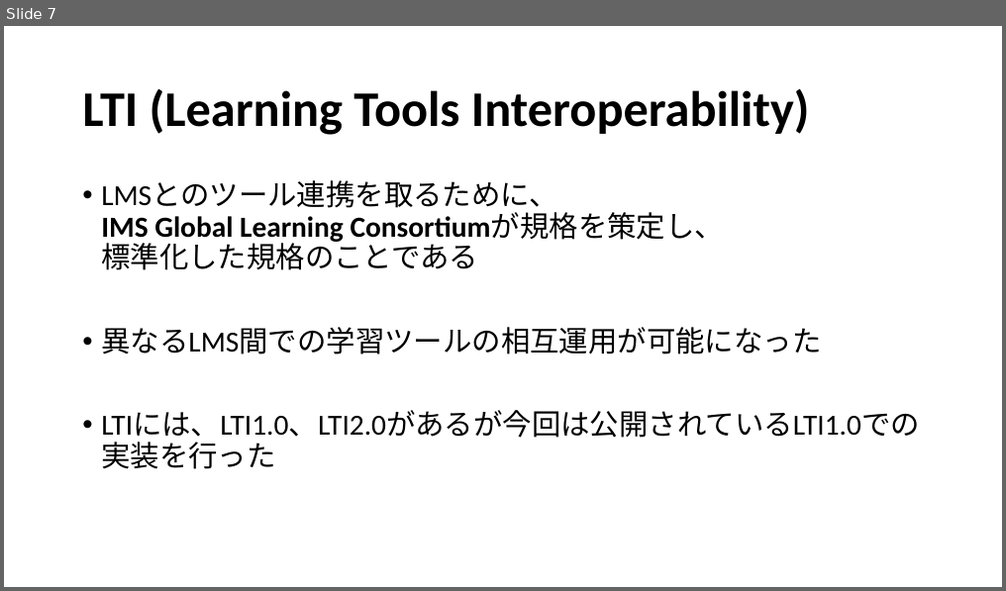
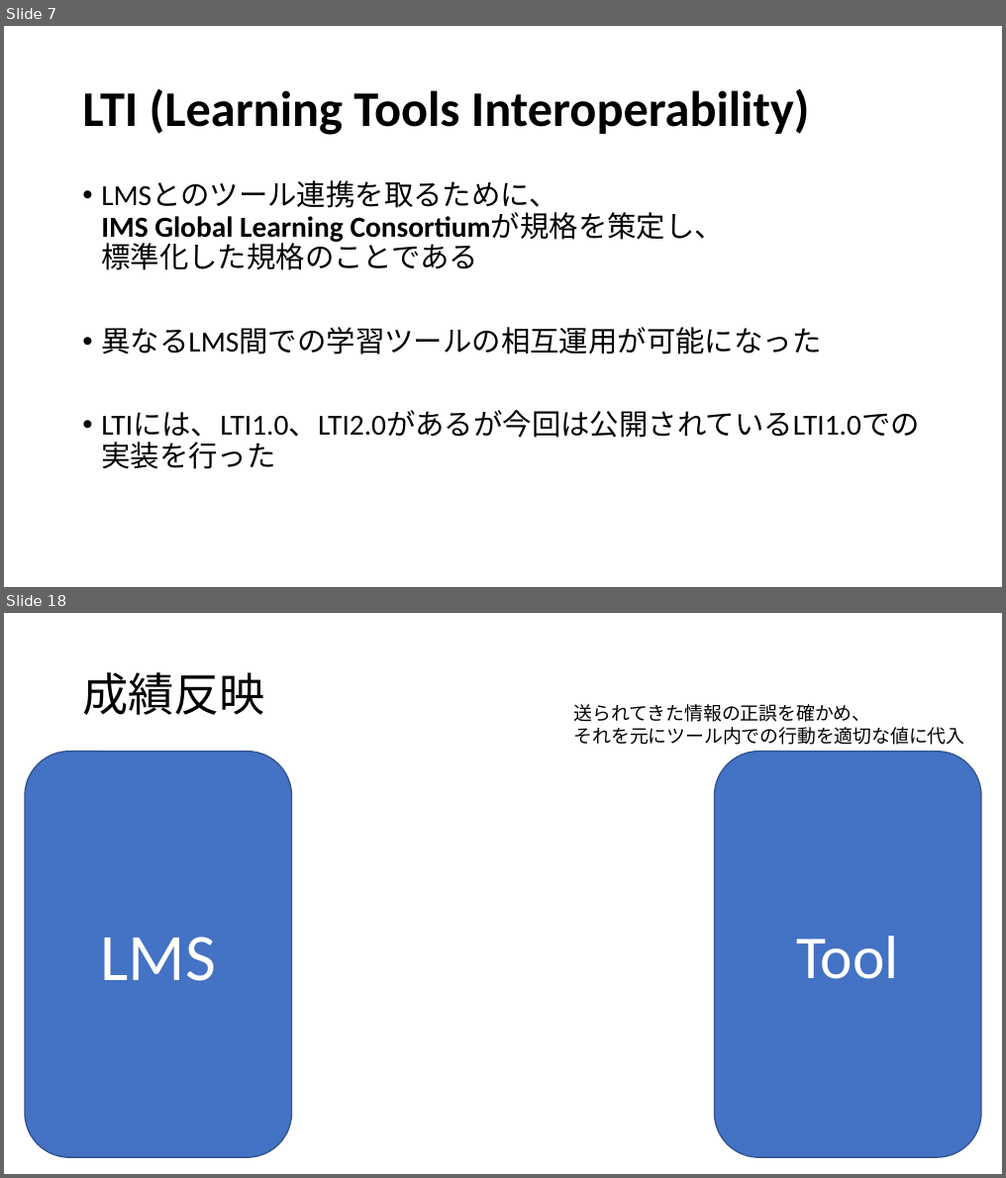
Before and after one commit to fujiLabo/fuji_simu, a slide deck: 卒検発表(suga).pptx. Shown one above the other, each under a label of ours: slide 7 before the commit, slides 7 and 18 after it; the slides between them are not shown. The pictures are 1006x591 and 1006x1178 pixels, drawn with LibreOffice and Linux fonts; fonts in the diff are those of the drawing. Boxes give left, top, right and bottom in pixels: in the first picture for what was removed or moved away, otherwise in the second. Text is boxed around its words. In the diff, an @@ line names an element or a change of style, - is before the commit and + after.

```diff
--- a/卒検発表(suga).pptx
+++ b/卒検発表(suga).pptx
@@ slide 18 added at [4, 613, 1002, 1174], background #FFFFFF @@
@@ title added at [82, 672, 265, 715], 33 pt, text #000000 @@
+成績反映
@@ text added at [574, 704, 965, 745], 13.5 pt, text #000000 @@
+送られてきた情報の正誤を確かめ、
+それを元にツール内での行動を適切な値に代入
@@ rounded rectangle added at [25, 752, 291, 1157], fill #4472C4, outline #325491 1 pt, 48 pt, text #FFFFFF @@
+LMS
@@ rounded rectangle added at [715, 752, 981, 1157], fill #4472C4, outline #325491 1 pt, 44 pt, text #FFFFFF @@
+Tool
```
Also in this commit, not shown: 5 slides changed, 7 other slides added, 2 slides removed, 2 other files.
